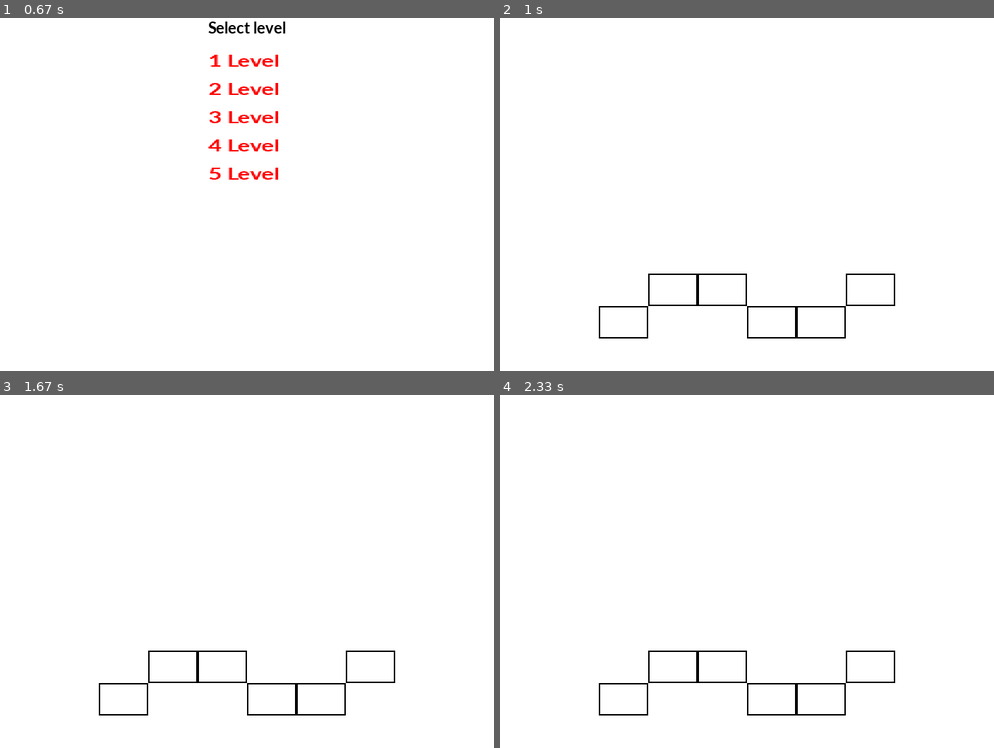
Above: before the commit, frames 1-4 (two rows, left to right).
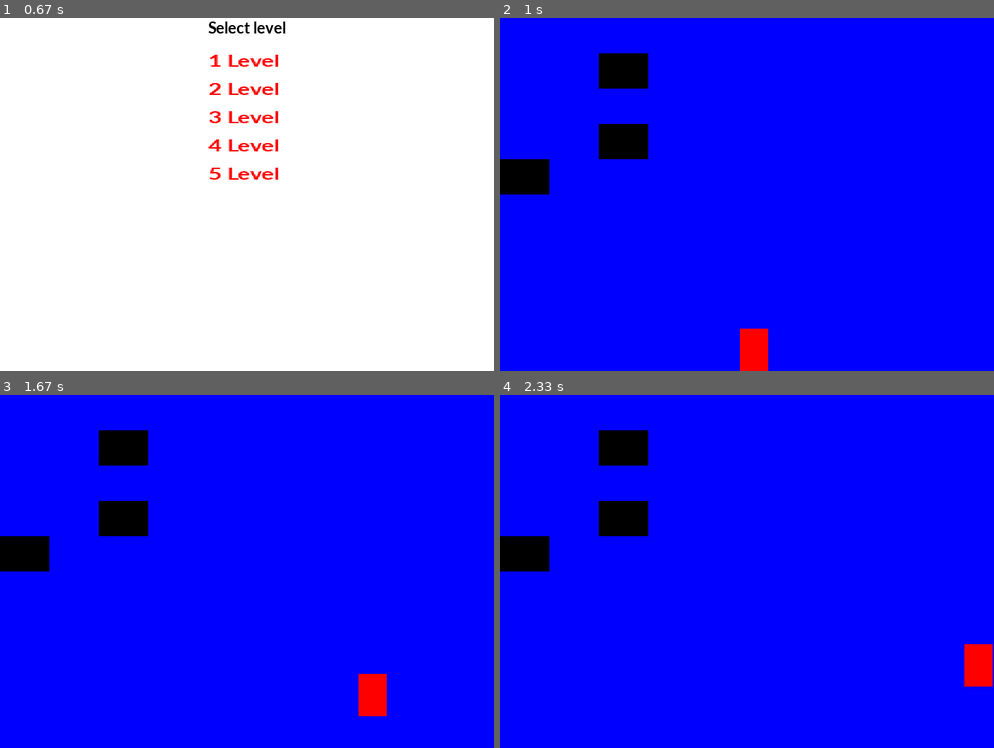
Above: after the commit, the same moments.

Repository: R2mst31n/pygame_geometry_dash
Game: pygame game, started from geometry_dash/basic.py
Two runs of this game, one before a commit and one after it. Both use one fixed random seed, a clock stepped at 60 frames per second and the inputs below.
Inputs (mouse positions are in pixels of both pictures, inside the frame that each line leads up to):
- Up to frame 1 (0.67 s): click "Select level" at 0.43 s
- Up to frame 2 (1 s): click "1 Level" at 0.8 s
- Up to frame 3 (1.67 s): hold Right 1.07-1.53 s; move the mouse to (251, 596) at 1.1 s; hold Up from 1.57 s (still down)
- Up to frame 4 (2.33 s): release Up at 1.87 s; hold Right from 1.9 s (still down)

Frame 1 is identical in both runs. In frame 2, 100% of the frame differs, in the area x 0-100%, y 0-100%; in frame 3, 100%; in frame 4, 100%.

Commit message:
Add files via upload

Diff:
--- a/geometry_dash/all_classes.py
+++ b/geometry_dash/all_classes.py
@@ -5,14 +5,19 @@
     width=0
     height=0
     mask=pygame.mask.Mask((0,0))
-    def __init__(self,width,height,x,y,filename):
+    def __init__(self,width,height,x,y,filename,color_key=black):
         super().__init__()
         self.image=pygame.image.load(filename).convert()
-        self.image.set_colorkey(black)
+        self.image.set_colorkey(color_key)
+        self.image=pygame.transform.scale(self.image,[width,height])
         self.rect=self.image.get_rect()
         self.rect.x=x
         self.rect.y=y
         self.mask=pygame.mask.from_surface(self.image)
+        print("bottom of figure",self.rect.bottom)
+        print("top of figure",self.rect.top)
+        print("x coordin is: ",self.rect.x)
+        print("y coordin is: ",self.rect.y)
     def move(self,direction,par2,v):
         if direction=="x":
             if par2=="fd":
@@ -21,9 +26,6 @@
         else:
             if par2=="fd": self.rect.y +=v
             else: self.rect.y -=v
-    def reset_figure(self):
-        self.rect.x=size[0]+100
-        self.rect.y=random.randrange(size[1])
 class Figure(pygame.sprite.Sprite):
     width=0
     height=0
--- a/geometry_dash/basic.py
+++ b/geometry_dash/basic.py
@@ -1,5 +1,6 @@
 import pygame,random
 from all_classes import *
+from jumper import *
 #definitions
 def create_lvl(screen,leng,pos,typ):
     screen.fill(white)
@@ -81,7 +82,7 @@
         screen.fill(white)
         if (not res):
             res=0
-        draw_lvl(screen,res)
+        execu=play_game(screen,1)
         pygame.mouse.get_pos()
         #start game_levels
     elif(execu==2):
--- /dev/null
+++ b/geometry_dash/jumper.py
@@ -0,0 +1,274 @@
+"""
+
+From:
+http://programarcadegames.com/python_examples/f.php?file=platform_jumper.py
+
+"""
+
+import pygame
+from all_values import *
+from all_classes import *
+# Global constants
+
+# Colors
+BLACK    = (   0,   0,   0)
+WHITE    = ( 255, 255, 255)
+BLUE     = (   0,   0, 255)
+RED      = ( 255,   0,   0)
+GREEN    = (   0, 255,   0)
+
+
+class Player(pygame.sprite.Sprite):
+    """ This class represents the bar at the bottom that the player
+        controls. """
+
+    # -- Methods
+    def __init__(self):
+        """ Constructor function """
+
+        # Call the parent's constructor
+        super().__init__()
+
+        # Create an image of the block, and fill it with a color.
+        # This could also be an image loaded from the disk.
+        width = 40
+        height = 60
+        self.image = pygame.Surface([width, height])
+        self.image.fill(RED)
+        self.image.set_colorkey(white)
+
+        self.mask=pygame.mask.from_surface(self.image)
+        # Set a referance to the image rect.
+        self.rect = self.image.get_rect()
+
+        # Set speed vector of player
+        self.change_x = 0
+        self.change_y = 0
+
+        # List of sprites we can bump against
+        self.level = None
+
+
+    def update(self):
+        """ Move the player. """
+        # Gravity
+        self.calc_grav()
+
+        # Move left/right
+        self.rect.x += self.change_x
+
+        # See if we hit anything
+        for block in self.level.platform_list:
+            if(pygame.sprite.collide_mask(self, block)!=None):
+                # set our right side to the left side of the item we hit
+                if self.change_x > 0:
+                    self.rect.right = block.rect.left
+                elif self.change_x < 0:
+                    # Otherwise if we are moving left, do the opposite.
+                    self.rect.left = block.rect.right
+
+        # Move up/down
+        self.rect.y += self.change_y
+
+        # Check and see if we hit anything
+        for block in self.level.platform_list:
+            if(pygame.sprite.collide_mask(self, block)!=None):
+
+                # Reset our position based on the top/bottom of the object.
+                if self.change_y > 0:
+                    self.rect.bottom = block.rect.top
+                elif self.change_y < 0:
+                    self.rect.top = block.rect.bottom
+
+                # Stop our vertical movement
+                self.change_y = 0
+
+    def calc_grav(self):
+        """ Calculate effect of gravity. """
+        if self.change_y == 0:
+            self.change_y = 1
+        else:
+            self.change_y += .35
+
+        # See if we are on the ground.
+        if self.rect.y >= size[1] - self.rect.height and self.change_y >= 0:
+            self.change_y = 0
+            self.rect.y = size[1] - self.rect.height
+
+    def jump(self):
+        """ Called when user hits 'jump' button. """
+
+        # move down a bit and see if there is a platform below us.
+        # Move down 2 pixels because it doesn't work well if we only move down 1
+        # when working with a platform moving down.
+        self.rect.y += 2
+
+        for block in self.level.platform_list:
+            if(pygame.sprite.collide_mask(self, block)!=None or self.rect.bottom >= size[1]):
+                self.change_y= -10
+        self.rect.y -= 2
+
+        # If it is ok to jump, set our speed upwards
+        #if len(platform_hit_list) > 0 or self.rect.bottom >= size[1]:
+         #   self.change_y = -10
+
+    # Player-controlled movement:
+    def go_left(self):
+        """ Called when the user hits the left arrow. """
+        self.change_x = -6
+
+    def go_right(self):
+        """ Called when the user hits the right arrow. """
+        self.change_x = 6
+
+    def stop(self):
+        """ Called when the user lets off the keyboard. """
+        self.change_x = 0
+
+class Platform(pygame.sprite.Sprite):
+    """ Platform the user can jump on """
+
+    def __init__(self, width, height):
+        """ Platform constructor. Assumes constructed with user passing in
+            an array of 5 numbers like what's defined at the top of this
+            code. """
+        super().__init__()
+
+        self.image = pygame.Surface([width, height])
+        self.image.fill(GREEN)
+
+        self.rect = self.image.get_rect()
+
+class Levels(object):
+    """ This is a generic super-class used to define a level.
+        Create a child class for each level with level-specific
+        info. """
+
+    # Lists of sprites used in all levels. Add or remove
+    # lists as needed for your game.
+    platform_list = None
+    enemy_list = None
+
+    # Background image
+    background = None
+
+    def __init__(self, player):
+        """ Constructor. Pass in a handle to player. Needed for when moving platforms
+            collide with the player. """
+        self.platform_list = pygame.sprite.Group()
+        self.enemy_list = pygame.sprite.Group()
+        self.player = player
+
+    # Update everythign on this level
+    def update(self):
+        """ Update everything in this level."""
+        self.platform_list.update()
+        self.enemy_list.update()
+
+    def draw(self, screen):
+        """ Draw everything on this level. """
+
+        # Draw the background
+        screen.fill(BLUE)
+
+        # Draw all the sprite lists that we have
+        self.platform_list.draw(screen)
+        self.enemy_list.draw(screen)
+
+
+# Create platforms for the level
+class Init_Level(Levels):
+    """ Definition for level 1. """
+
+    def __init__(self, player,grd):
+        """ Create level  """
+
+        # Call the parent constructor
+        Levels.__init__(self, player)
+        # Array with width, height, x, and y of platform
+        count_x=len(grd)
+        width=size[0]//count_x
+        height=size[1]//10
+        now_x=0
+        for column in range(count_x):
+            grd[column].reverse()
+            for row in range(len(grd[column])):
+                colour=black
+                if (grd[column][row]=='1'):
+                    block_img=Character(width,height,now_x,
+                                        size[1]-height*(row+1),"block.png",white)
+                    print("height is: ",size[1]-height*(row+1),"\n")
+                    block_img.player=self.player
+                    self.platform_list.add(block_img)
+
+                elif(grd[column][row]=='2'):
+                     trian_img=Character(width,height,now_x,
+                                         size[1]-height*(row+1),"triangle.png",white)
+                     trian.img.player=self.player
+                     self.platform_list.add(trian_img)
+            now_x +=width
+def play_game(screen,lvl_number):
+    """ Main Program """
+    # Create the player
+    player = Player()
+
+    # Create all the levels
+    level_list = []
+    level_list.append( Init_Level(player,Level().get_level(lvl_number)) )
+
+    # Set the current level
+    current_level_no = 0
+    current_level = level_list[current_level_no]
+
+    active_sprite_list = pygame.sprite.Group()
+    player.level = current_level
+
+    player.rect.x = 340
+    player.rect.y = size[1] - player.rect.height
+    active_sprite_list.add(player)
+
+    done = False
+    clock = pygame.time.Clock()
+
+    # -------- Main Program Loop -----------
+    while not done:
+        for event in pygame.event.get(): # User did something
+            if event.type == pygame.QUIT: # If user clicked close
+                done = True # Flag that we are done so we exit this loop
+                return 10
+
+            if event.type == pygame.KEYDOWN:
+                if event.key == pygame.K_LEFT:
+                    player.go_left()
+                if event.key == pygame.K_RIGHT:
+                    player.go_right()
+                if event.key == pygame.K_UP:
+                    player.jump()
+
+            if event.type == pygame.KEYUP:
+                if event.key == pygame.K_LEFT and player.change_x < 0:
+                    player.stop()
+                if event.key == pygame.K_RIGHT and player.change_x > 0:
+                    player.stop()
+
+        # Update the player.
+        active_sprite_list.update()
+
+        # Update items in the level
+        current_level.update()
+
+        # If the player gets near the right side, shift the world left (-x)
+        if player.rect.right > size[0]:
+            player.rect.right = size[0]
+
+        # If the player gets near the left side, shift the world right (+x)
+        if player.rect.left < 0:
+            player.rect.left = 0
+
+        current_level.draw(screen)
+        active_sprite_list.draw(screen)
+        clock.tick(60)
+
+        pygame.display.flip()
+
+    #pygame.quit()
Binary file added: geometry_dash/block.png
Binary file added: geometry_dash/triangle.png
